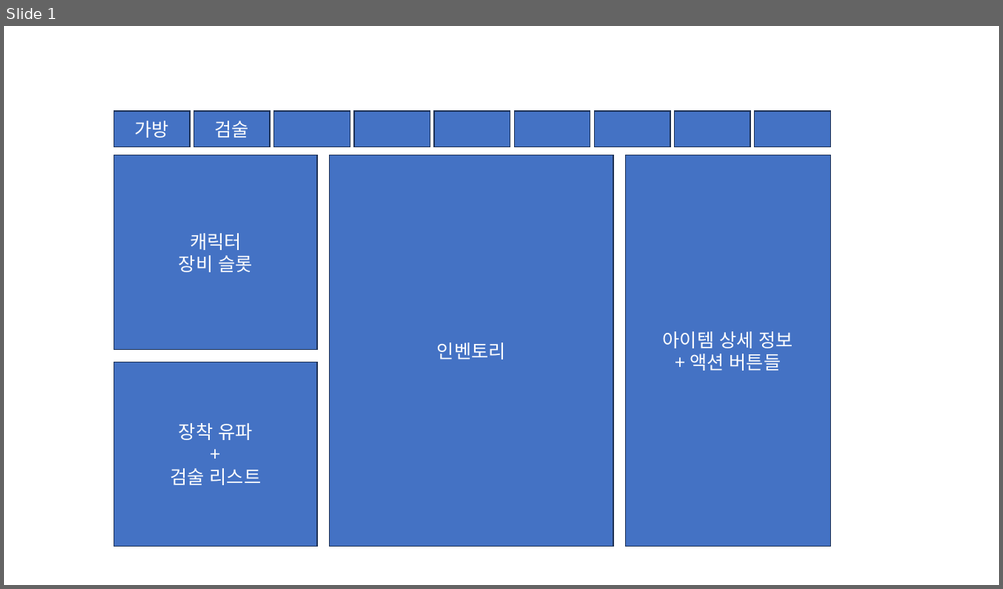
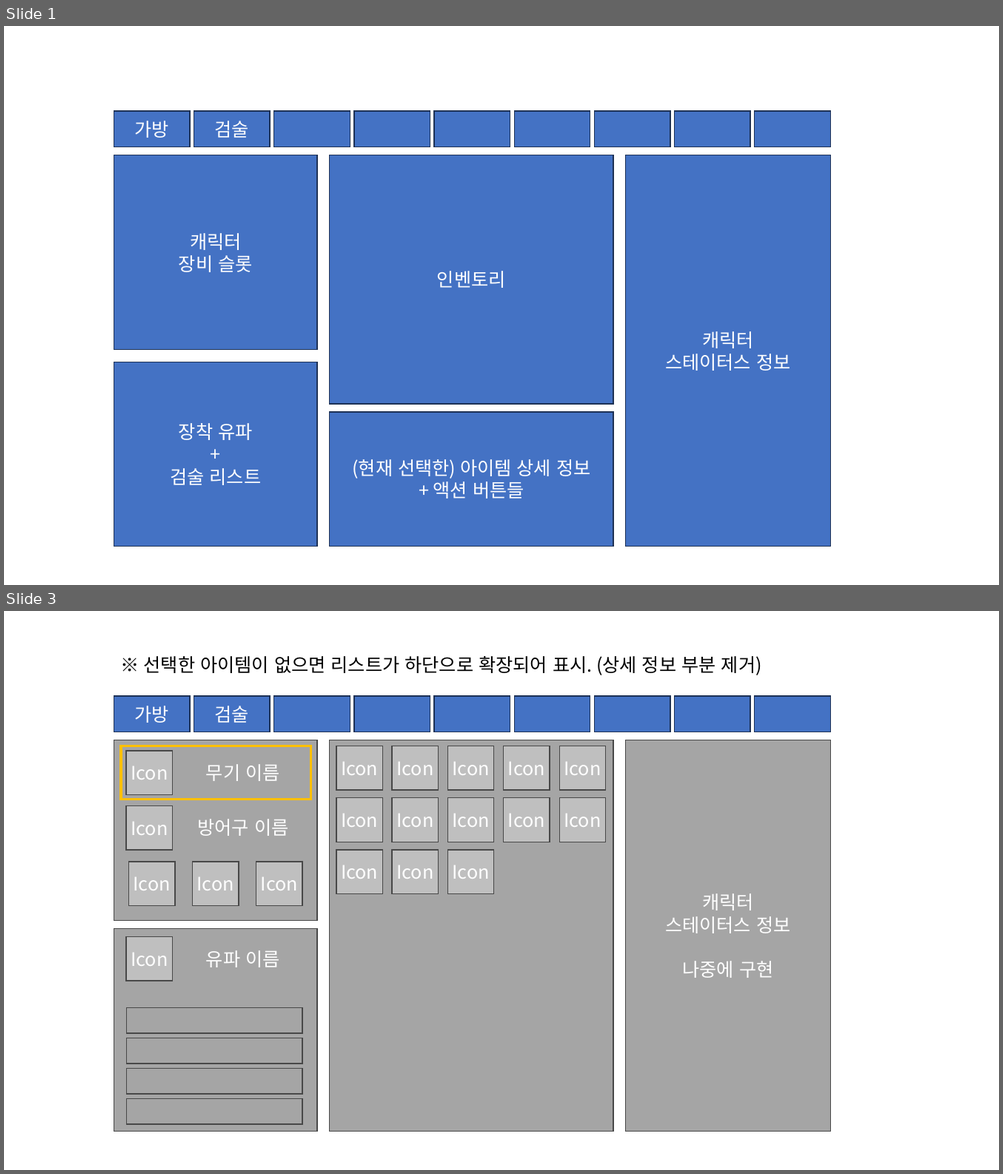
Before and after one commit to onzk777/BladeAction, a slide deck: Docs/Design/UI/UI기획_인벤토리.pptx. Shown one above the other, each under a label of ours: slide 1 before the commit, slides 1 and 3 after it; the slides between them are not shown. The pictures are 1003x589 and 1003x1174 pixels, drawn with LibreOffice and Linux fonts; fonts in the diff are those of the drawing. Boxes give left, top, right and bottom in pixels: in the first picture for what was removed or moved away, otherwise in the second. Text is boxed around its words. In the diff, an @@ line names an element or a change of style, - is before the commit and + after.

```diff
--- a/Docs/Design/UI/UI기획_인벤토리.pptx
+++ b/Docs/Design/UI/UI기획_인벤토리.pptx
@@ slide 3 added at [4, 611, 999, 1170], background #FFFFFF @@
@@ text added at [144, 656, 762, 675], 18 pt, text #000000 @@
+※ 선택한 아이템이 없으면 리스트가 하단으로 확장되어 표시. (상세 정보 부분 제거)
@@ group added at [114, 696, 831, 732]: 9 rectangles @@
+가방
+검술
@@ rectangle added at [114, 740, 317, 920], fill #A5A5A5, outline #484848 1 pt @@
@@ rectangle added at [330, 740, 613, 1132], fill #A5A5A5, outline #484848 1 pt @@
@@ rectangle added at [626, 740, 831, 1132], fill #A5A5A5, outline #484848 1 pt, 18 pt, text #FFFFFF @@
+캐릭터
+스테이터스 정보
+나중에 구현
@@ rectangle added at [121, 746, 310, 800], outline #FFC000 2.25 pt @@
@@ rectangle added at [126, 751, 173, 795], fill #BFBFBF, outline #484848 1 pt, 18 pt, text #FFFFFF @@
+Icon
@@ text added at [206, 764, 279, 781], 18 pt, text #FFFFFF @@
+무기 이름
@@ rectangle added at [336, 746, 382, 790], fill #BFBFBF, outline #484848 1 pt, 18 pt, text #FFFFFF @@
+Icon
@@ rectangle added at [392, 746, 438, 790], fill #BFBFBF, outline #484848 1 pt, 18 pt, text #FFFFFF @@
+Icon
@@ rectangle added at [448, 746, 494, 790], fill #BFBFBF, outline #484848 1 pt, 18 pt, text #FFFFFF @@
+Icon
@@ rectangle added at [504, 746, 549, 790], fill #BFBFBF, outline #484848 1 pt, 18 pt, text #FFFFFF @@
+Icon
@@ rectangle added at [559, 746, 606, 790], fill #BFBFBF, outline #484848 1 pt, 18 pt, text #FFFFFF @@
+Icon
@@ rectangle added at [126, 806, 173, 850], fill #BFBFBF, outline #484848 1 pt, 18 pt, text #FFFFFF @@
+Icon
@@ rectangle added at [336, 798, 382, 843], fill #BFBFBF, outline #484848 1 pt, 18 pt, text #FFFFFF @@
+Icon
@@ rectangle added at [392, 798, 438, 843], fill #BFBFBF, outline #484848 1 pt, 18 pt, text #FFFFFF @@
+Icon
@@ rectangle added at [448, 798, 494, 843], fill #BFBFBF, outline #484848 1 pt, 18 pt, text #FFFFFF @@
+Icon
@@ rectangle added at [504, 798, 549, 843], fill #BFBFBF, outline #484848 1 pt, 18 pt, text #FFFFFF @@
+Icon
@@ rectangle added at [559, 798, 606, 843], fill #BFBFBF, outline #484848 1 pt, 18 pt, text #FFFFFF @@
+Icon
@@ text added at [197, 819, 288, 836], 18 pt, text #FFFFFF @@
+방어구 이름
@@ rectangle added at [336, 850, 382, 894], fill #BFBFBF, outline #484848 1 pt, 18 pt, text #FFFFFF @@
+Icon
@@ rectangle added at [392, 850, 438, 894], fill #BFBFBF, outline #484848 1 pt, 18 pt, text #FFFFFF @@
+Icon
@@ rectangle added at [448, 850, 494, 894], fill #BFBFBF, outline #484848 1 pt, 18 pt, text #FFFFFF @@
+Icon
@@ rectangle added at [128, 862, 175, 906], fill #BFBFBF, outline #484848 1 pt, 18 pt, text #FFFFFF @@
+Icon
@@ rectangle added at [193, 862, 239, 906], fill #BFBFBF, outline #484848 1 pt, 18 pt, text #FFFFFF @@
+Icon
@@ rectangle added at [256, 862, 302, 906], fill #BFBFBF, outline #484848 1 pt, 18 pt, text #FFFFFF @@
+Icon
@@ rectangle added at [114, 929, 317, 1132], fill #A5A5A5, outline #484848 1 pt @@
@@ rectangle added at [126, 937, 173, 981], fill #BFBFBF, outline #484848 1 pt, 18 pt, text #FFFFFF @@
+Icon
@@ text added at [206, 951, 279, 968], 18 pt, text #FFFFFF @@
+유파 이름
@@ rectangle added at [126, 1008, 302, 1034], fill #A5A5A5, outline #484848 1 pt @@
@@ rectangle added at [126, 1039, 302, 1064], fill #A5A5A5, outline #484848 1 pt @@
@@ rectangle added at [126, 1069, 302, 1094], fill #A5A5A5, outline #484848 1 pt @@
@@ rectangle added at [126, 1099, 302, 1125], fill #A5A5A5, outline #484848 1 pt @@
@@ slide 1 changed as well @@
@@ rectangle "인벤토리": place and size @@
-rectangle "인벤토리" at [330, 155, 613, 547]
+rectangle "인벤토리" at [330, 155, 613, 404]
@@ rectangle added at [626, 155, 831, 547], fill #4472C4, outline #1E3256 1 pt, 18 pt, text #FFFFFF @@
+캐릭터
+스테이터스 정보
@@ rectangle "(현재 선택한) 아이템 상세 정보": place and size @@
-rectangle "(현재 선택한) 아이템 상세 정보" at [626, 155, 831, 547]
+rectangle "(현재 선택한) 아이템 상세 정보" at [330, 412, 613, 547]
@@ text in rectangle at [352, 460, 590, 479]: text changed @@
-아이템 상세 정보
+(현재 선택한) 아이템 상세 정보
```
Also in this commit, not shown: 1 other slide added, 1 slide removed, 57 other files.
